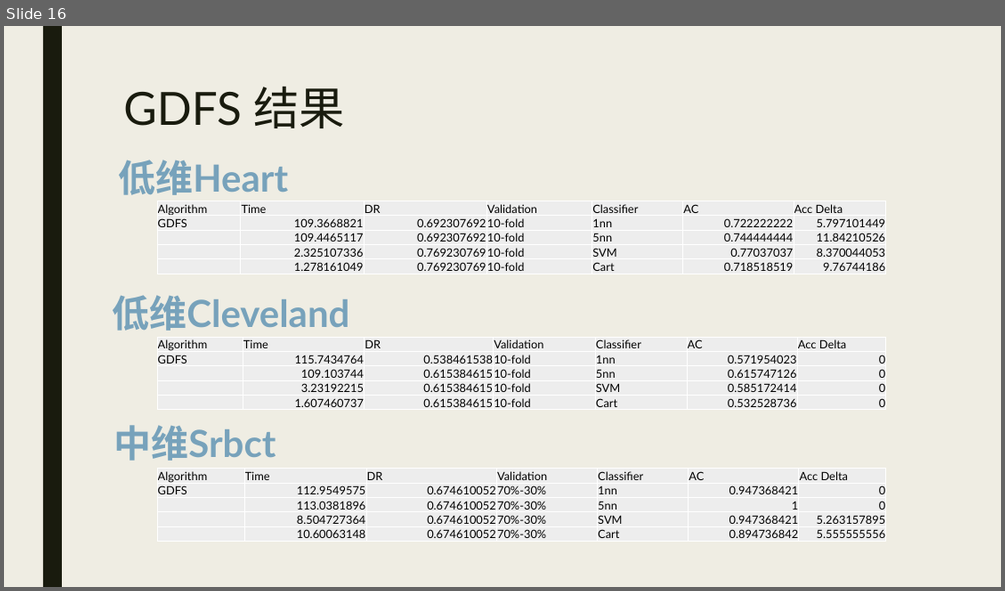
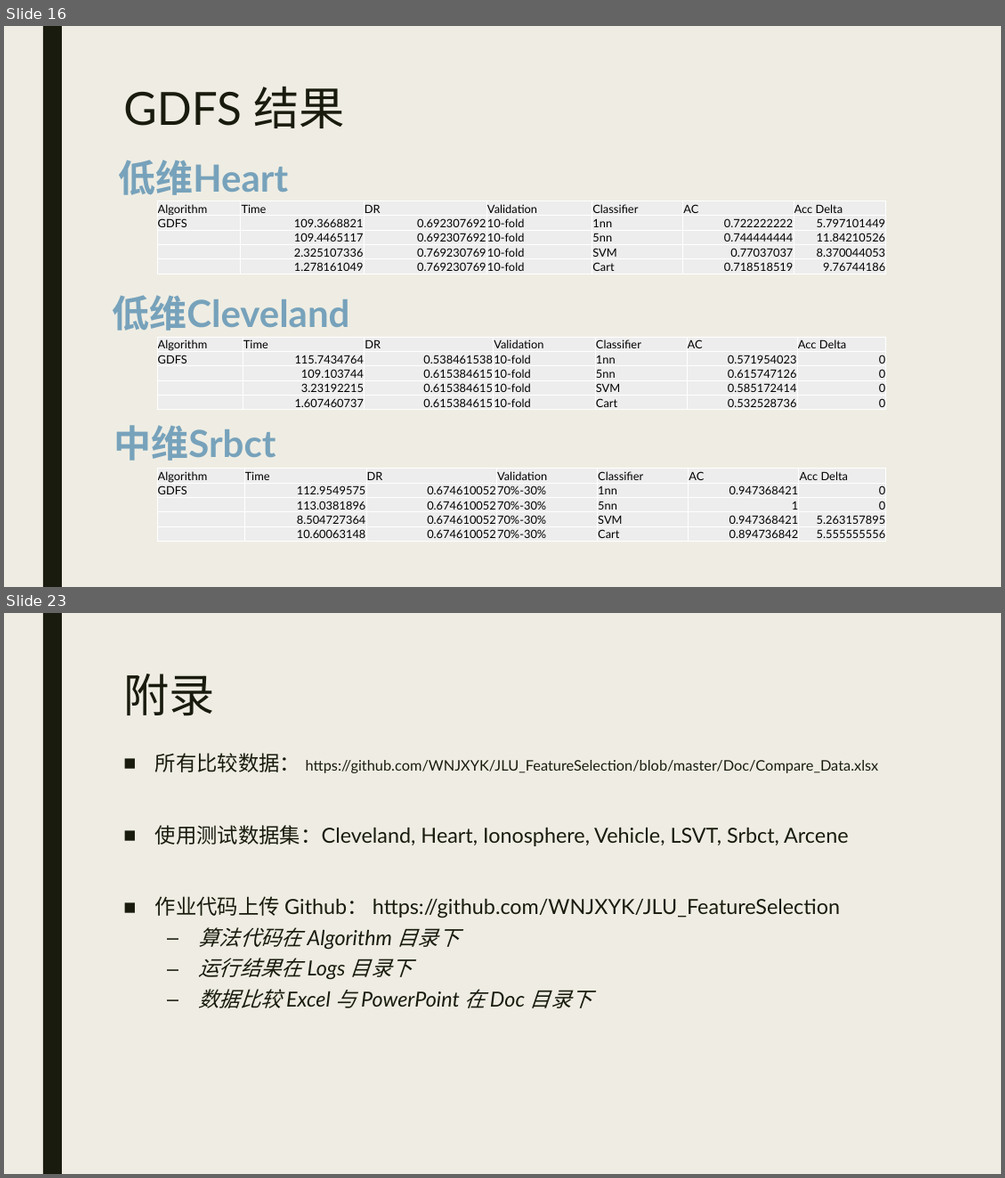
Before and after one commit to WNJXYK/JLU_FeatureSelection, a slide deck: Doc/Pre.pptx. Shown one above the other, each under a label of ours: slide 16 before the commit, slides 16 and 23 after it; the slides between them are not shown. The pictures are 1005x591 and 1005x1178 pixels, drawn with LibreOffice and Linux fonts; fonts in the diff are those of the drawing. Boxes give left, top, right and bottom in pixels: in the first picture for what was removed or moved away, otherwise in the second. Text is boxed around its words. In the diff, an @@ line names an element or a change of style, - is before the commit and + after.

Commit message:
Update Excel & PPT

```diff
--- a/Doc/Pre.pptx
+++ b/Doc/Pre.pptx
@@ slide 23 added at [4,613,1001,1174], background #EFEDE3; not listed: 1 template element that a slide beside it also shows @@
@@ title added at [123,674,215,716], 44 pt, text #191B0E @@
+附录
@@ text added at [155,753,879,1008], 20 pt, text #191B0E @@
+■ 所有比较数据： https://github.com/WNJXYK/JLU_FeatureSelection/blob/master/Doc/Compare_Data.xlsx
+■ 使用测试数据集：Cleveland, Heart, Ionosphere, Vehicle, LSVT, Srbct, Arcene
+■ 作业代码上传 Github： https://github.com/WNJXYK/JLU_FeatureSelection
+  – 算法代码在 Algorithm 目录下
+  – 运行结果在 Logs 目录下
+  – 数据比较 Excel 与 PowerPoint 在 Doc 目录下
```
Also in this commit, not shown: 7 slides changed, 6 other slides added, 1 slide removed, 1 other file.
